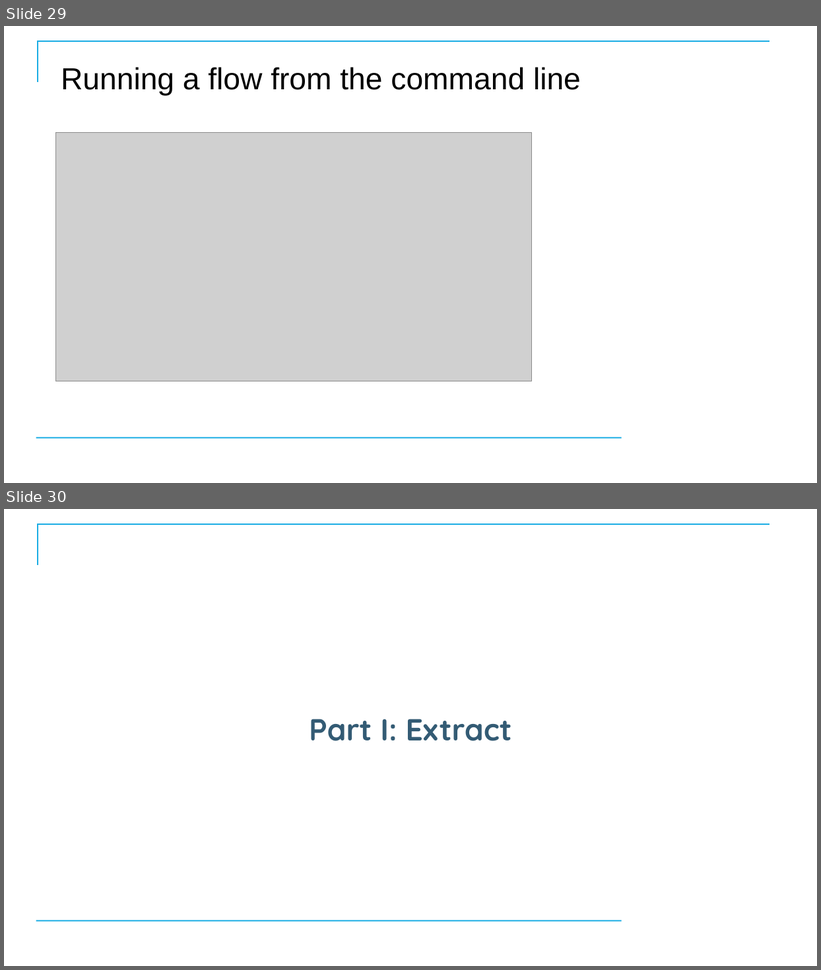
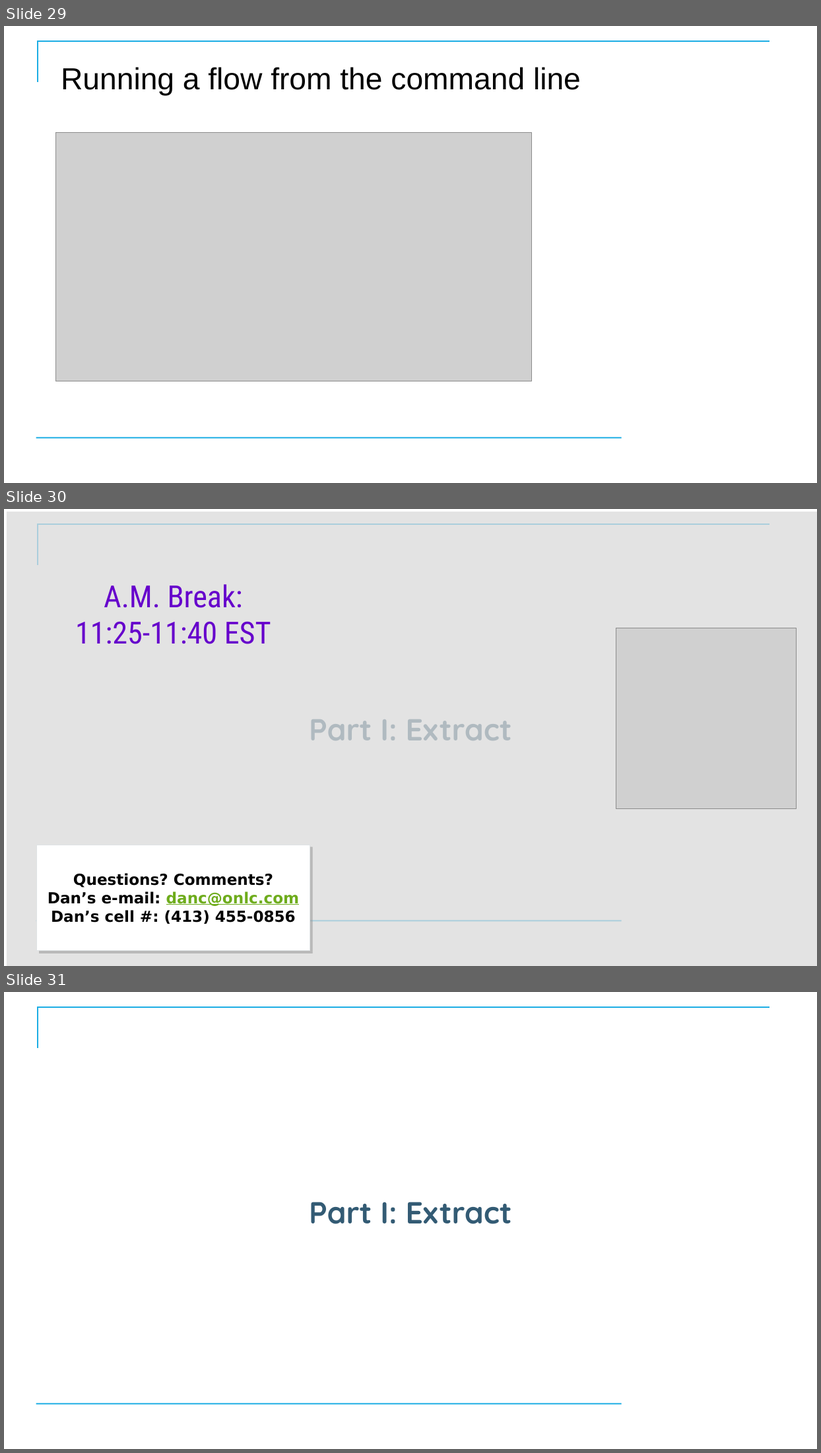
Before and after one commit to CostelloTechnicalConsulting/XTBP10---Tableau-Prep-Introduction, a slide deck: ppt/TableauPrepBuilderIntroV1_2.pptx. Shown one above the other, each under a label of ours: slides 29 and 30 before the commit, slides 29, 30 and 31 after it. The pictures are 821x970 and 821x1453 pixels, drawn with LibreOffice and Linux fonts; fonts in the diff are those of the drawing; grey boxes stand for pictures; background and template pictures are left out. Boxes give left, top, right and bottom in pixels: in the first picture for what was removed or moved away, otherwise in the second. Text is boxed around its words. In the diff, an @@ line names an element or a change of style, - is before the commit and + after.

```diff
--- a/ppt/TableauPrepBuilderIntroV1_2.pptx
+++ b/ppt/TableauPrepBuilderIntroV1_2.pptx
@@ slide 30 added at <box>4,509,817,966</box>, background #FFFFFF; not listed: 2 template elements that a slide beside it also shows @@
@@ rectangle added at <box>4,509,817,966</box>, fill #FFFFFF at 50% opacity @@
@@ text added at <box>75,584,271,644</box>, 36 pt, text gradient #6600CC to #CC00CC @@
+A.M. Break:
+11:25-11:40 EST
@@ picture added at <box>616,628,797,809</box> @@
@@ title added at <box>309,720,512,741</box>, 36 pt, text #335B74, bold @@
+Part I: Extract
@@ rectangle added at <box>37,845,310,951</box>, fill #FFFFFF, outline #DFE3E5 0.75 pt, 18 pt, text #000000, bold @@
+Questions? Comments?
+Dan’s e-mail: danc@onlc.com
+Dan’s cell #: (413) 455-0856
@@ what was slide 30 is now slide 31 @@
```
Also in this commit, not shown: 1 slide changed, 2 other files.
